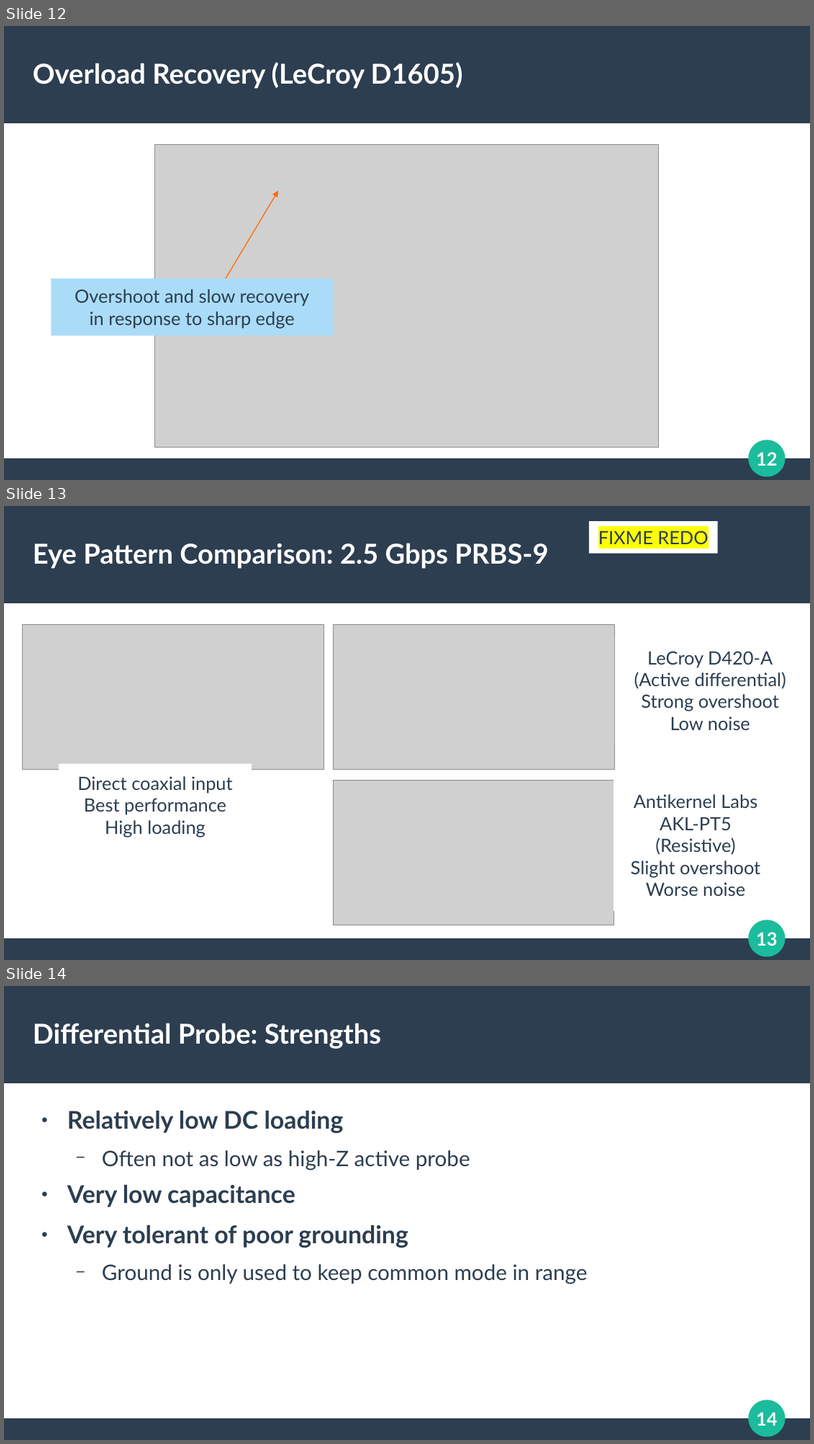
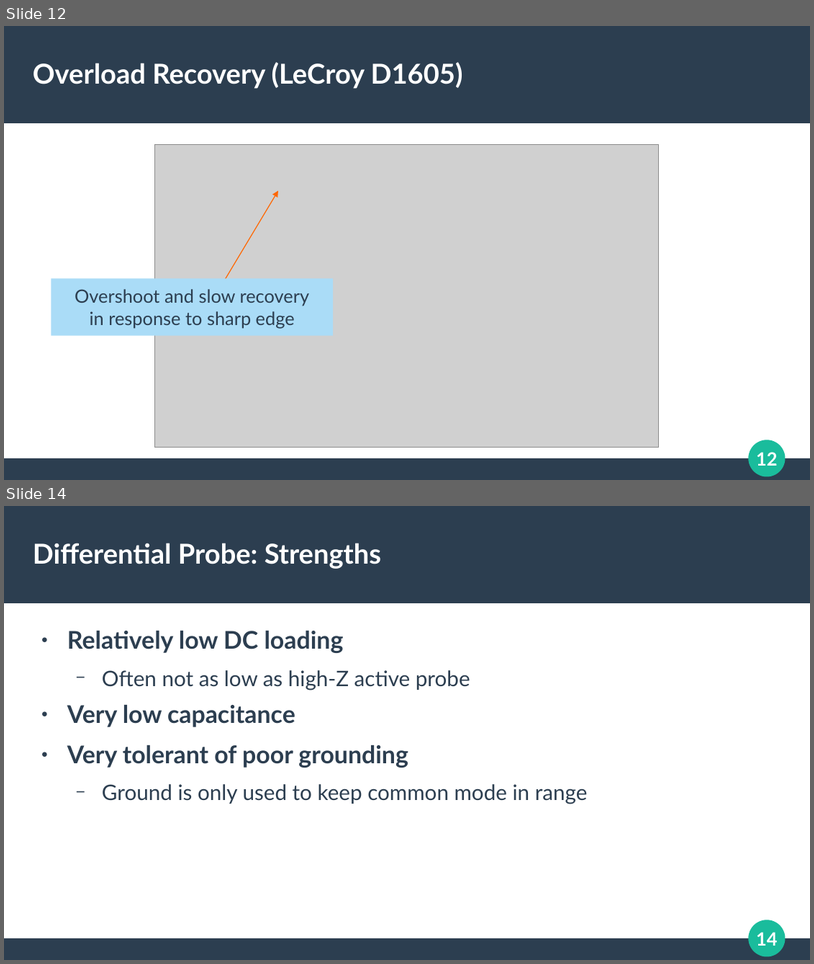
Before and after one commit to azonenberg/electronics-training, a slide deck: oscilloscope-probing/sec05-active-diff.odp. Shown one above the other, each under a label of ours: slides 12, 13 and 14 before the commit, slides 12 and 14 after it; the slides between them are not shown. The pictures are 814x1444 and 814x964 pixels, drawn with LibreOffice and Linux fonts; fonts in the diff are those of the drawing; grey boxes stand for pictures. Boxes give left, top, right and bottom in pixels: in the first picture for what was removed or moved away, otherwise in the second. Text is boxed around its words. In the diff, an @@ line names an element or a change of style, - is before the commit and + after.

```diff
--- a/oscilloscope-probing/sec05-active-diff.odp
+++ b/oscilloscope-probing/sec05-active-diff.odp
@@ slide 13 removed at [4,506,810,960], background #FFFFFF; not listed: 4 template elements that a slide beside it also shows @@
@@ rectangle removed at [589,521,718,554] @@
-FIXME REDO
@@ title removed at [33,543,548,569] @@
-Eye Pattern Comparison: 2.5 Gbps PRBS-9
@@ picture removed at [22,625,324,769] @@
@@ picture removed at [333,625,616,769] @@
@@ text removed at [635,651,787,730] @@
-LeCroy D420-A
-(Active differential)
-Strong overshoot
-Low noise
@@ rectangle removed at [59,764,252,846] @@
-Direct coaxial input
-Best performance
-High loading
@@ picture removed at [333,780,615,924] @@
@@ text removed at [631,794,761,896] @@
-Antikernel Labs
-AKL-PT5
-(Resistive)
-Slight overshoot
-Worse noise
```
Also in this commit, not shown: 3 slides changed, 2 slides added, 1 other slide removed, 3 other files.
